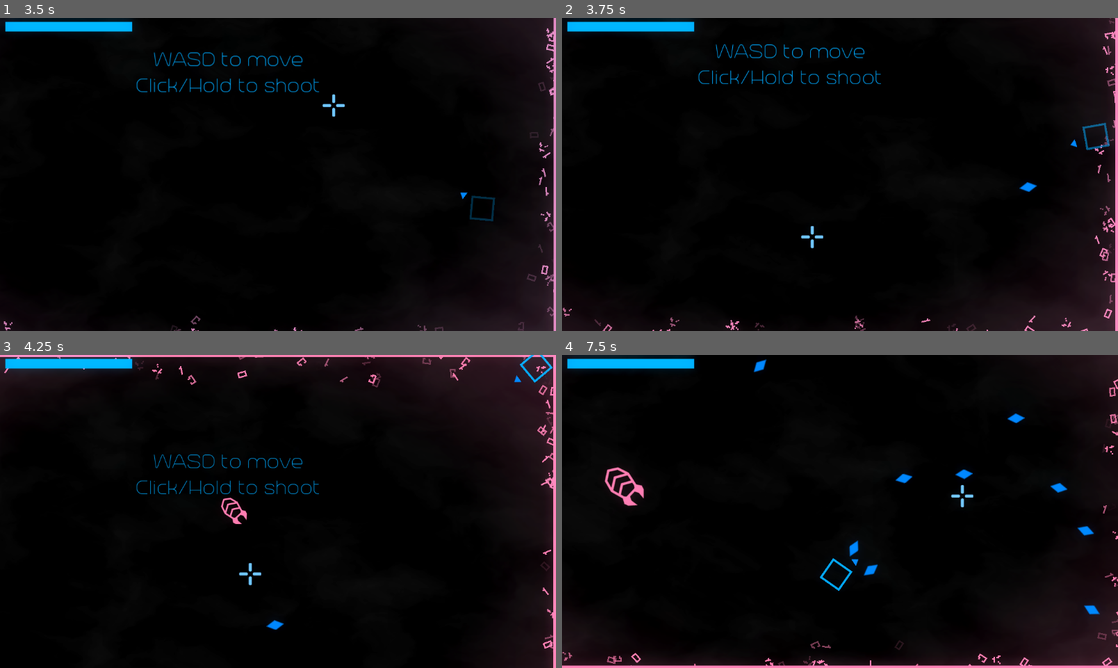
Above: before the commit, frames 1-4 (two rows, left to right).
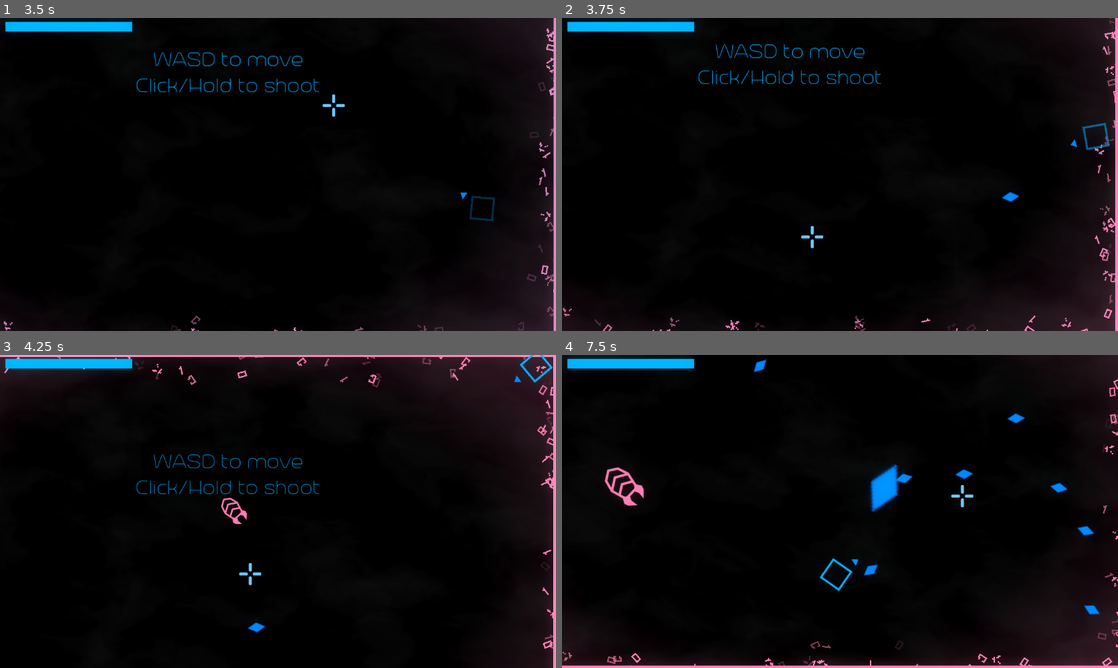
Above: after the commit, the same moments.

Repository: ArandomPsi/campfirejamthingy
Game: Godot game, scene res://scenes/titlescreen.tscn
Two runs of this game, one before a commit and one after it. Both use one fixed random seed, a clock stepped at 60 frames per second and the inputs below.
Inputs (mouse positions are in pixels of both pictures, inside the frame that each line leads up to):
- Up to frame 1 (3.5 s): move the mouse to (400, 158) at 0.52 s; press the mouse at (400, 158) at 0.53 s; hold D (right) 0.53-1.28 s; move the mouse to (166, 190) at 1.27 s; release the mouse at (166, 190) at 1.28 s; hold S (down) 1.28-2 s; click (166, 190) at 1.35 s; click (300, 293) at 2 s; move the mouse to (333, 105) at 2.77 s; press the mouse at (333, 105) at 2.78 s; hold D (right) from 2.78 s (still down)
- Up to frame 2 (3.75 s): move the mouse to (812, 237) at 3.52 s; release D (right) at 3.53 s; release the mouse at (812, 237) at 3.53 s; hold W (up) from 3.53 s (still down); click (812, 237) at 3.6 s
- Up to frame 3 (4.25 s): keep holding W (up)
- Up to frame 4 (7.5 s): move the mouse to (1006, 558) at 4.27 s; release W (up) at 4.28 s; press the mouse at (1006, 558) at 4.28 s; hold A (left) 4.28-5.78 s; move the mouse to (673, 464) at 5.02 s; release the mouse at (673, 464) at 5.03 s; click (673, 464) at 5.1 s; move the mouse to (867, 511) at 5.77 s; press the mouse at (867, 511) at 5.78 s; hold S (down) 5.78-6.53 s; move the mouse to (756, 433) at 6.52 s; release the mouse at (756, 433) at 6.53 s; hold D (right) 6.53-7.28 s; click (756, 433) at 6.6 s; move the mouse to (962, 495) at 7.27 s; press the mouse at (962, 495) at 7.28 s; hold W (up) from 7.28 s (still down)

Frame 1 is identical in both runs. In frame 2, 0.1% of the frame differs, in the area x 79-86%, y 52-59%; in frame 3, 0.1%; in frame 4, 0.6%, in the area x 51-61%, y 34-65%.

Commit message:
balancing

Diff:
--- a/global.gd
+++ b/global.gd
@@ -10,5 +10,5 @@
 
 func _process(delta):
 	shake -= delta * 120
-	shake = clampi(shake,0,9999)
+	shake = clampi(shake,0,50)
 	flash = lerpf(flash,0.0,0.15)
--- a/scenes/bugs/fireball.tscn
+++ b/scenes/bugs/fireball.tscn
@@ -13,7 +13,7 @@
 gradient = SubResource("Gradient_2hyxa")
 
 [sub_resource type="Curve" id="Curve_dn5ev"]
-_data = [Vector2(0, 1), 0.0, 0.0, 0, 0, Vector2(1, 0.593098), 0.0, 0.0, 0, 0]
+_data = [Vector2(0, 1), 0.0, 0.0, 0, 0, Vector2(1, 0), 0.0, 0.0, 0, 0]
 point_count = 2
 
 [sub_resource type="CurveTexture" id="CurveTexture_i4hwk"]
@@ -40,10 +40,10 @@
 
 [node name="GPUParticles2D" type="GPUParticles2D" parent="."]
 material = SubResource("CanvasItemMaterial_vxbgi")
-amount = 10
+amount = 150
 process_material = SubResource("ParticleProcessMaterial_xomyg")
 texture = ExtResource("2_p12d3")
-lifetime = 0.5
+lifetime = 2.0
 speed_scale = 3.0
 fixed_fps = 60
 visibility_rect = Rect2(-1000, -1000, 2000, 2000)
--- a/scenes/player.tscn
+++ b/scenes/player.tscn
@@ -328,6 +328,24 @@
 -Upgrade the antivirus
 -Get rid of the virus"
 
+[node name="Label2" type="Label" parent="hud/table/ColorRect"]
+layout_mode = 0
+offset_left = 902.0
+offset_top = 181.0
+offset_right = 1121.0
+offset_bottom = 394.0
+rotation = 0.137881
+theme_override_colors/font_color = Color(0, 0, 0, 1)
+theme_override_fonts/font = ExtResource("5_c645l")
+theme_override_font_sizes/font_size = 30
+theme_override_styles/normal = SubResource("StyleBoxFlat_1cxgb")
+text = "Tips:
+ - Get 2 to 5 Amount upgrades
+ for an extra bullet
+ - Iframes is when you become
+ invincible for a little bit after getting hit
+ "
+
 [node name="Sprite2D" type="Sprite2D" parent="hud/table"]
 material = SubResource("ShaderMaterial_nlrtj")
 position = Vector2(544, 104)
@@ -462,11 +480,9 @@
 
 [node name="song" type="AudioStreamPlayer" parent="sounds"]
 stream = ExtResource("14_1008y")
-volume_db = -30.0
+volume_db = -15.0
 autoplay = true
-stream_paused = true
 mix_target = 2
-bus = &"music"
 
 [node name="glitch" type="AudioStreamPlayer" parent="sounds"]
 stream = ExtResource("17_bgffu")
--- a/scenes/sounds/shoot.tscn
+++ b/scenes/sounds/shoot.tscn
@@ -7,7 +7,6 @@
 position = Vector2(-1, -1)
 stream = ExtResource("1_hise3")
 volume_db = 15.0
-bus = &"reverb"
 script = ExtResource("2_tpram")
 min = 0.8
 max = 1.2
--- a/scenes/sounds/switch.tscn
+++ b/scenes/sounds/switch.tscn
@@ -5,7 +5,6 @@
 
 [node name="switch" type="AudioStreamPlayer2D"]
 stream = ExtResource("1_kar0p")
-volume_db = 24.0
 script = ExtResource("2_tk4gx")
 min = 0.7
 max = 1.2
--- a/scenes/thefirewall.tscn
+++ b/scenes/thefirewall.tscn
@@ -44,9 +44,27 @@
 color = Color(1, 0.521569, 0.729412, 1)
 color_ramp = SubResource("GradientTexture1D_5u14k")
 
+[sub_resource type="Animation" id="Animation_l7lsk"]
+resource_name = "flashfire"
+length = 4.5
+tracks/0/type = "method"
+tracks/0/imported = false
+tracks/0/enabled = true
+tracks/0/path = NodePath(".")
+tracks/0/interp = 1
+tracks/0/loop_wrap = true
+tracks/0/keys = {
+"times": PackedFloat32Array(0),
+"transitions": PackedFloat32Array(1),
+"values": [{
+"args": [],
+"method": &"spawnflashfire"
+}]
+}
+
 [sub_resource type="Animation" id="Animation_xkddc"]
 resource_name = "enemy"
-length = 2.0
+length = 3.0
 tracks/0/type = "method"
 tracks/0/imported = false
 tracks/0/enabled = true
@@ -64,6 +82,7 @@
 
 [sub_resource type="Animation" id="Animation_j7ue0"]
 resource_name = "fireball"
+length = 2.5
 tracks/0/type = "method"
 tracks/0/imported = false
 tracks/0/enabled = true
@@ -76,24 +95,6 @@
 "values": [{
 "args": [],
 "method": &"spawnfireball"
-}]
-}
-
-[sub_resource type="Animation" id="Animation_l7lsk"]
-resource_name = "flashfire"
-length = 3.0
-tracks/0/type = "method"
-tracks/0/imported = false
-tracks/0/enabled = true
-tracks/0/path = NodePath(".")
-tracks/0/interp = 1
-tracks/0/loop_wrap = true
-tracks/0/keys = {
-"times": PackedFloat32Array(0),
-"transitions": PackedFloat32Array(1),
-"values": [{
-"args": [],
-"method": &"spawnflashfire"
 }]
 }
 
@@ -116,7 +117,7 @@
 
 [node name="thefire" type="GPUParticles2D" parent="."]
 material = SubResource("CanvasItemMaterial_xcr55")
-position = Vector2(717, 752)
+position = Vector2(717, 677)
 amount = 60
 process_material = SubResource("ParticleProcessMaterial_hu348")
 texture = ExtResource("1_2hgn4")
@@ -125,7 +126,7 @@
 
 [node name="eye1" type="GPUParticles2D" parent="."]
 material = SubResource("CanvasItemMaterial_xcr55")
-position = Vector2(472, 556)
+position = Vector2(472, 477)
 rotation = -2.06607
 amount = 50
 process_material = SubResource("ParticleProcessMaterial_crdfx")
@@ -136,7 +137,7 @@
 
 [node name="eye2" type="GPUParticles2D" parent="."]
 material = SubResource("CanvasItemMaterial_xcr55")
-position = Vector2(991, 556)
+position = Vector2(991, 477)
 rotation = 2.06647
 amount = 50
 process_material = SubResource("ParticleProcessMaterial_crdfx")
@@ -151,7 +152,7 @@
 }
 
 [node name="CollisionShape2D" type="CollisionShape2D" parent="."]
-position = Vector2(852, 577)
+position = Vector2(852, 525)
 shape = SubResource("RectangleShape2D_gbdeb")
 
 [node name="Marker2D" type="Marker2D" parent="."]
--- a/scenes/titlescreen.tscn
+++ b/scenes/titlescreen.tscn
@@ -312,7 +312,6 @@
 stream = ExtResource("10_gq3v6")
 autoplay = true
 mix_target = 2
-bus = &"reverb"
 
 [node name="Label" type="Label" parent="."]
 layout_mode = 0
--- a/scripts/player.gd
+++ b/scripts/player.gd
@@ -7,11 +7,12 @@
 
 var shottype : int = 4
 var shotcooldowns : Array = [15,40,5,50,0]
-var stats : Array[float] = [1,1,1,1,1,1]
+var stats : Array[float] = [1,1,1,1,1,1,1]
 var specialshotcharge : float = 0
-var prev_def_stat : int = 1
-var prev_inv_stat : int = 1
-#attack, defense, firerate, speed, amount of bullets, iframes
+var prev_def_stat : float = 1
+var prev_inv_stat : float = 1
+var prev_spec_stat : float = 1
+#attack, defense, firerate, speed, amount of bullets, iframes, special ability
 
 var base_hp : float = 5
 var hp : float = base_hp
@@ -20,6 +21,10 @@
 var iframes : int = 60
 var maxiframes : int = 50
 
+# special ability variables
+var shot_num : int = 0
+var shot_scale : int = 3
+var shot_req : int = 15
 
 var t : float
 
@@ -52,8 +57,17 @@
 		maxhp = base_hp + stats[1]
 		prev_def_stat = stats[1]
 
-
-	maxiframes = 50 + stats[5] * 8
+	if stats[6] > prev_spec_stat:
+		match shottype:
+			0:
+				if int(stats[6] * 10) % 10 == 5:
+					shot_req -= 1
+					shot_num = 0
+				else:
+					shot_scale += 0.5
+		prev_spec_stat = stats[6]
+
+	maxiframes = 50 + stats[5] * 20
 
 
 
@@ -63,18 +77,19 @@
 	movedir = Input.get_vector("left","right","up","down").normalized()
 
 	#shots and stuff
-	if shottype == 4:
-		if Input.is_action_pressed("shoot") and iframes < 1:
-			specialshotcharge += delta * 10 * stats[2]
-			$arrow/charge.emitting = true
-		if Input.is_action_just_released("shoot"):
-			$arrow/charge.emitting = false
-			shoot()
-			specialshotcharge = 0
-	else:
-		if Input.is_action_pressed("shoot") and shotcooldown < 1 and iframes < (maxiframes / 4):
-			shoot()
-			shotcooldown = shotcooldowns[shottype]
+	match shottype:
+		4:
+			if Input.is_action_pressed("shoot") and iframes < 1:
+				specialshotcharge += delta * 10 * stats[2]
+				$arrow/charge.emitting = true
+			if Input.is_action_just_released("shoot"):
+				$arrow/charge.emitting = false
+				shoot()
+				specialshotcharge = 0
+		3,2,1,0:
+			if Input.is_action_pressed("shoot") and shotcooldown < 1 and iframes < (maxiframes / 4):
+				shoot()
+				shotcooldown = shotcooldowns[shottype]
 
 	#no moving while the upgrade
 	if $hud/table.visible:
@@ -126,10 +141,18 @@
 			for i in range(int(1 * stats[4])):
 				global.shake += 2
 				var b = preload("res://scenes/bullets/bullet.tscn").instantiate()
+				if shot_num == shot_req:
+					b.scale = Vector2(shot_scale, shot_scale)
+					b.speed = 800 - 100 * shot_scale
+					b.damage = 9 * stats[0]
+					shot_num = 0
+				else:
+					b.damage = 3 + stats[0] * 2
 				b.position = $arrow.global_position + $arrow.transform.x * $arrow.offset.x
 				b.look_at(get_global_mouse_position())
 				b.damage = 3 + stats[0] * 2
 				get_tree().root.add_child(b)
+			shot_num += 1
 		1:
 			for i in range(int(8 * stats[4])):
 				global.shake += 2
@@ -142,7 +165,7 @@
 				b.speed *= randf_range(0.9,0.6) * 2
 				get_tree().root.add_child(b)
 		2:
-			for i in range(int(1 * stats[4])):
+			for i in range(int(1 + (stats[4] * 0.285714286))):
 				global.shake += 2
 				var b = preload("res://scenes/bullets/bullet.tscn").instantiate()
 				b.position = $arrow.global_position + $arrow.transform.x * $arrow.offset.x
@@ -152,7 +175,7 @@
 				b.look_at(get_global_mouse_position())
 				get_tree().root.add_child(b)
 		3:
-			for i in range(int(2 * stats[4])):
+			for i in range(1 + int(1 * stats[4])):
 				global.shake += 4
 				var b = preload("res://scenes/bullets/bullet.tscn").instantiate()
 				b.position = $arrow.global_position + $arrow.transform.x * $arrow.offset.x
--- a/scripts/thefirewall.gd
+++ b/scripts/thefirewall.gd
@@ -1,7 +1,7 @@
 extends Node2D
 
 var attacks : Array = ["flashfire", "enemy", "fireball"]
-var hp : int = 3000
+var hp : int = 7500
 
 
 func _ready():
--- a/scripts/upgrade.gd
+++ b/scripts/upgrade.gd
@@ -1,5 +1,5 @@
 extends Button
-var upgrades : Array = ["+atk","+def","+fra","+spd","+sps","+inv"]
+var upgrades : Array = ["+attack","+defense","+firerate","+speed","+amount","+iframes", "special ability"]
 var upgrade : int = 0
 
 func _ready():
--- a/scripts/vfx/upgradeportal.gd
+++ b/scripts/vfx/upgradeportal.gd
@@ -1,6 +1,6 @@
 extends Sprite2D
 func _process(delta):
-	rotation_degrees += delta * 200
+	rotation_degrees -= delta * 200
 	$GPUParticles2D.global_rotation = 0
 	$GPUParticles2D.emitting = visible
 	$portalchecker/CollisionShape2D.disabled = not visible
--- a/scripts/world.gd
+++ b/scripts/world.gd
@@ -7,6 +7,7 @@
 var cur_size : int = max_size
 
 var getsit : bool = false
+var triggered : bool = false
 
 func _ready():
 	tutorialthing()
@@ -30,10 +31,9 @@
 	$buffer.queue_free()
 
 func _process(delta):
-	if not portalopened and not $enemychecker.has_overlapping_bodies() and getsit:
-		portalopened = true
-		max_size += randi_range(1, 2)
-		openportal()
+	if not portalopened and not $enemychecker.has_overlapping_bodies() and getsit and not triggered:
+		portal_delay()
+		triggered = true
 
 	if $enemychecker.has_overlapping_bodies():
 		portalopened = false
@@ -50,6 +50,12 @@
 		getsit = true
 
 
+func portal_delay():
+	max_size += randi_range(1, 2)
+	openportal()
+	await get_tree().create_timer(1.5).timeout
+	portalopened = true
+	print("hi")
 
 func openportal():
 	var tween = create_tween()
@@ -59,6 +65,7 @@
 
 
 func _on_area_2d_body_entered(body):
+	triggered = false
 	$player.transition()
 	$player.hp = $player.maxhp
 	var timer = get_tree().create_timer(0.3)
